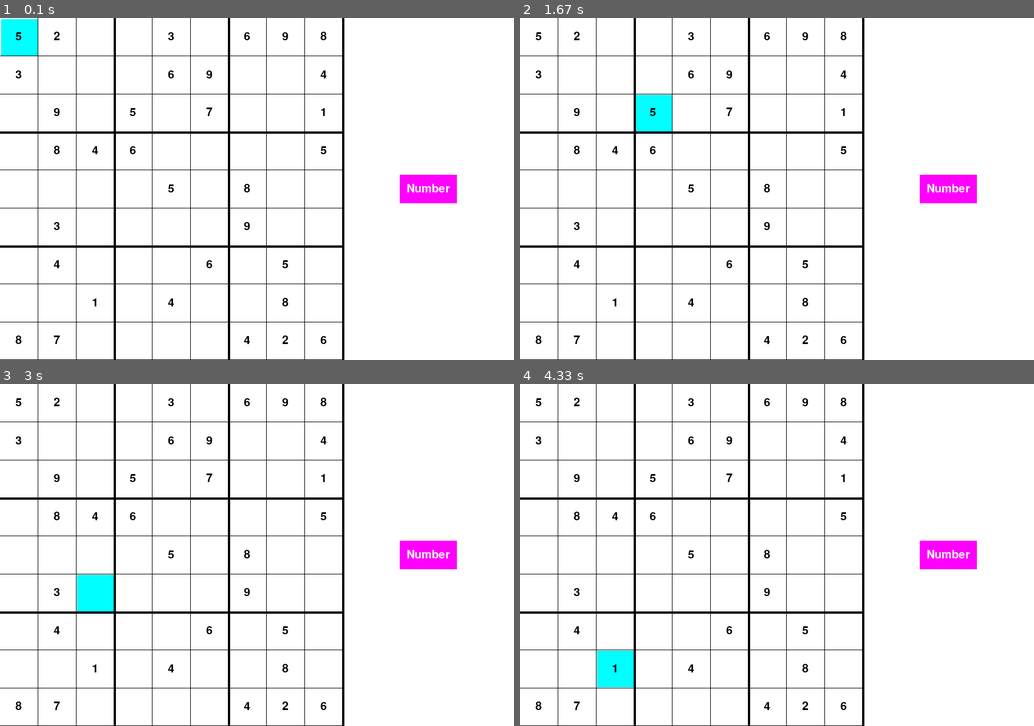
Above: before the commit, frames 1-4 (two rows, left to right).
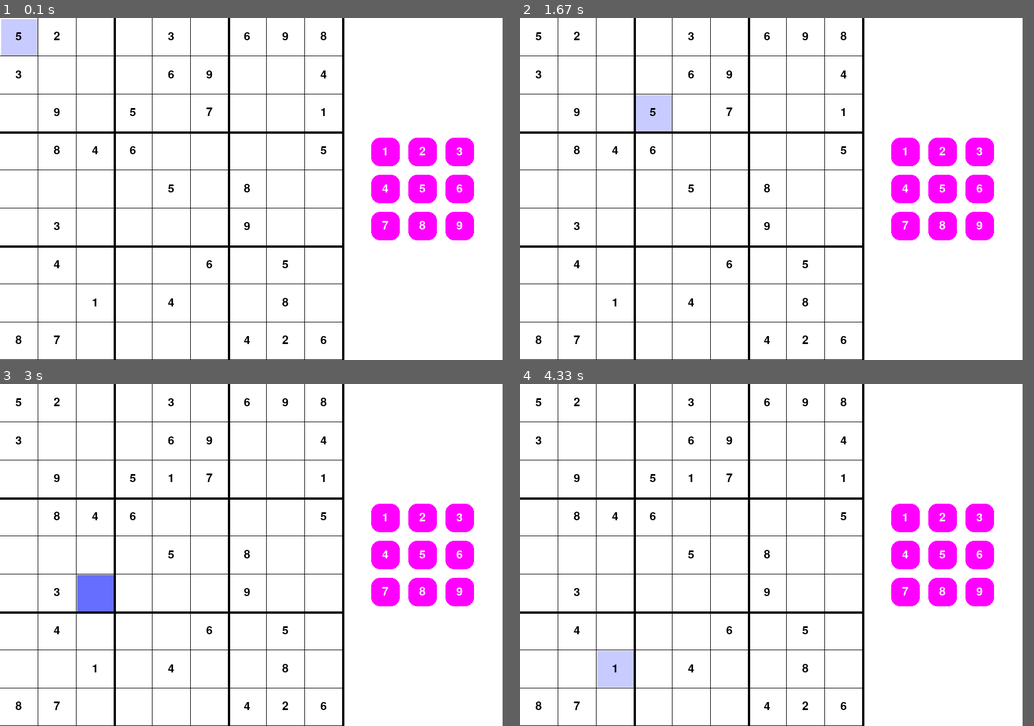
Above: after the commit, the same moments.

Repository: Lorena1908/Sudoku_Game
Game: pygame game, started from interface_version.py
The game is run twice, just before and just after one commit, with the same random seed, the same clock (stepped at 60 frames per second) and the same inputs.
Inputs (mouse positions are in pixels of both pictures, inside the frame that each line leads up to):
- Up to frame 1 (0.1 s): no input
- Up to frame 2 (1.67 s): click (771, 189) at 0.38 s; click (612, 271) at 0.72 s; click (956, 308) at 1.05 s; click (653, 120) at 1.38 s
- Up to frame 3 (3 s): click (251, 596) at 1.72 s; click (179, 483) at 2.05 s; click (385, 524) at 2.42 s; click (87, 589) at 2.88 s
- Up to frame 4 (4.33 s): click (622, 490) at 3.22 s; click (653, 616) at 3.55 s; click (951, 633) at 3.88 s; click (617, 681) at 4.22 s
The window is 900x600 before the commit and 880x600 after it. Grey fills any space a smaller window leaves; there, only what the larger window draws over its background counts as a difference.

The runs differ from the first frame. In frame 1, 4.3% of the frame differs, in the area x 0-93%, y 0-65%; in frame 2, 4.3%; in frame 3, 4.3%, in the area x 15-93%, y 26-67%; in frame 4, 4.3%.

Commit message:
Added button

Diff:
--- a/interface_version.py
+++ b/interface_version.py
@@ -3,19 +3,16 @@
 pygame.font.init()
 
 class ColoredSquare:
-    def __init__(self, rows, width, color, surface, board):
-        self.color = color
-        self.x_hover = 0
-        self.y_hover = 0
-        self.x_click = 0
-        self.y_click = 0
+    def __init__(self, rows, width, color_hover, color_click, surface, board):
+        self.color_hover = color_hover
+        self.color_click = color_click
         self.rows = rows
         self.width = width / self.rows
         self.surface = surface
         self.board = board
 
     def draw(self, x_click, y_click):
-        self.x_hover, self.y_hover = pygame.mouse.get_pos()
+        x_hover, y_hover = pygame.mouse.get_pos()
 
         # Draw blue squares when the mouse is hovered over a number or blank square
         for line in range(self.rows):
@@ -23,11 +20,13 @@
                 sq_x = col * self.width + 2
                 sq_y = line * self.width + 2
 
-                if sq_x < self.x_hover < sq_x + self.width and sq_y < self.y_hover < sq_y + self.width:
-                    pygame.draw.rect(self.surface, self.color, (sq_x, sq_y, self.width-2, self.width-2))
+                if sq_x < x_hover < sq_x + self.width and sq_y < y_hover < sq_y + self.width:
+                    pygame.draw.rect(self.surface, self.color_hover, (sq_x, sq_y, self.width-2, self.width-2))
 
                 if sq_x < x_click < sq_x + self.width and sq_y < y_click < sq_y + self.width and self.board[line][col] == 0:
-                    pygame.draw.rect(self.surface, self.color, (sq_x, sq_y, self.width-2, self.width-2))
+                    pygame.draw.rect(self.surface, self.color_click, (sq_x, sq_y, self.width-2, self.width-2))
+                    self.line = line
+                    self.col = col
 
 
 class Button:
@@ -44,12 +43,13 @@
 
     def draw(self):
         self.label = self.font.render(self.text, 1, self.text_color)
-        pygame.draw.rect(self.surface, self.color, (self.x, self.y, self.width, self.height))
+        pygame.draw.rect(self.surface, self.color, (self.x, self.y, self.width, self.height), 0, 15)
         self.surface.blit(self.label, (self.x + self.width/2 - self.label.get_width()/2, self.y + self.height/2 - self.label.get_height()/2))
 
-    def action(self, x_clicked, y_clicked):
+    def clicked(self, x_clicked, y_clicked):
         if self.x < x_clicked < self.x + self.width and self.y < y_clicked < self.y + self.height:
-            print("Action")
+            return True
+        return False
 
 def draw_grid(width, rows, surface, board_nums):
     square_width = width / rows
@@ -85,38 +85,52 @@
                 surface.blit(text, (square_width/2 + col * square_width - text.get_width()/2, square_width/2 + line * square_width - text.get_height()/2))
 
 
-def draw_window(surface, board, square, width, pos, btn):
+def draw_window(surface, board, square, width, pos, buttons):
     surface.fill((255,255,255))
     square.draw(pos[0], pos[1])
     draw_grid(width, board.rows, surface, board.numbers)
-    btn.draw()
+
+    for btn in buttons:
+        btn.draw()
+
     pygame.display.update()
 
 
 def main():
     # Window settings
     width = 600
-    window = pygame.display.set_mode((width+300, width))
+    window = pygame.display.set_mode((width+280, width))
     pygame.display.set_caption("Sudoku Game")
 
     # Variables
     rows = 9
     run = True
     board = Board(rows, rows)
-    square = ColoredSquare(rows, width, (0,255,255), window, board.numbers)
-    btn = Button(width+100, width/2-25, 100, 50, (255,0,255), "Number", window)
+    square = ColoredSquare(rows, width, (200, 203, 255), (101, 110, 255), window, board.numbers)
     pos = (0, 0) # Position of the mouse when a button is clicked
 
+    buttons = [
+        Button(width+50, width/2-90, 50, 50, (255,0,255), "1", window),
+        Button(width+115, width/2-90, 50, 50, (255,0,255), "2", window),
+        Button(width+180, width/2-90, 50, 50, (255,0,255), "3", window),
+        Button(width+50, width/2-25, 50, 50, (255,0,255), "4", window),
+        Button(width+115, width/2-25, 50, 50, (255,0,255), "5", window),
+        Button(width+180, width/2-25, 50, 50, (255,0,255), "6", window),
+        Button(width+50, width/2+40, 50, 50, (255,0,255), "7", window),
+        Button(width+115, width/2+40, 50, 50, (255,0,255), "8", window),
+        Button(width+180, width/2+40, 50, 50, (255,0,255), "9", window),
+    ]
+
     while run:
-        draw_window(window, board, square, width, pos, btn)
+        draw_window(window, board, square, width, pos, buttons)
 
         # Check if the board is full and if the player won
-        # if board.board_full(board.grid):
-        #     if board.check_winning():
-        #         print("WON!")
-        #     else:
-        #         print("LOST!")
-        #     run = False
+        if board.board_full(board.numbers):
+            if board.check_winning():
+                print("WON!")
+            else:
+                print("LOST!")
+            run = False
 
         for event in pygame.event.get():
             if event.type == pygame.QUIT:
@@ -125,6 +139,9 @@
 
             if event.type == pygame.MOUSEBUTTONDOWN:
                 pos = event.pos
-                btn.action(pos[0], pos[1])
+
+                for btn in buttons:
+                    if btn.clicked(pos[0], pos[1]):
+                        board.numbers[square.line][square.col] = int(btn.text)
 
 main()
